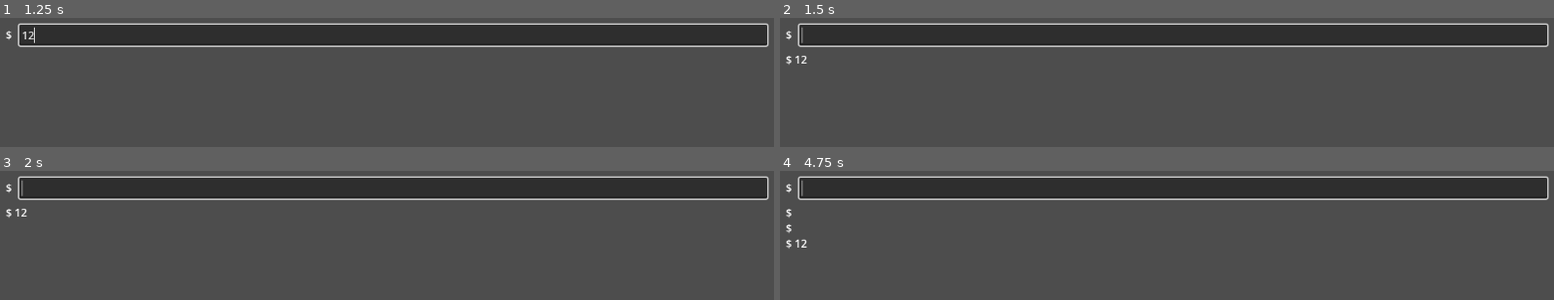
Above: before the commit, frames 1-4 (two rows, left to right).
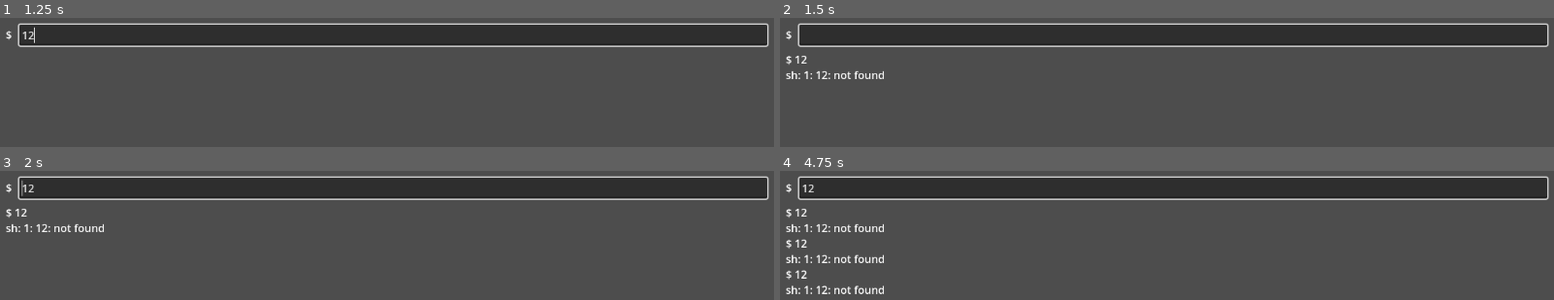
Above: after the commit, the same moments.

Repository: tkmfujise/Godot-general_purpose-examples
Game: Godot game, scene res://Main.tscn
Two runs of this game, one before a commit and one after it. Both use one fixed random seed, a clock stepped at 60 frames per second and the inputs below.
Inputs (mouse positions are in pixels of both pictures, inside the frame that each line leads up to):
- Up to frame 1 (1.25 s): click (394, 34) at 0.52 s; type "12" at 0.6 s
- Up to frame 2 (1.5 s): tap Enter at 1.25 s; hold Down (set_next_history, bound only after the commit) from 1.28 s (still down)
- Up to frame 3 (2 s): keep holding Down (set_next_history, bound only after the commit); tap Up (set_prev_history, bound only after the commit) at 1.55 s
- Up to frame 4 (4.75 s): tap Space at 2, 3.5 s; release Down (set_next_history, bound only after the commit) at 2.03 s; tap Up (set_prev_history, bound only after the commit) at 2.1, 3.05, 3.6, 4.55 s; tap Down (set_next_history, bound only after the commit) at 2.3, 3.8 s; tap Enter at 2.75, 4.25 s; hold Down (set_next_history, bound only after the commit) 2.78-3.53 s; hold Down (set_next_history, bound only after the commit) from 4.28 s (still down)

Frame 1 is identical in both runs. In frame 2, 0.4% of the frame differs, in the area x 0-14%, y 7-48%; in frame 3, 0.4%; in frame 4, 1.3%, in the area x 0-14%, y 7-96%.

Commit message:
ショートカットキーを設定したり、ヒストリーに対応したり

Diff:
--- a/Terminal/Main.gd
+++ b/Terminal/Main.gd
@@ -1,4 +1,7 @@
 extends Control
+
+var histories = []
+var current_index = -1
 
 
 func _ready() -> void:
@@ -8,12 +11,76 @@
 func _on_line_edit_text_submitted(line: String) -> void:
     var args    = Array(line.strip_edges().split(" "))
     var command = args.pop_front()
-    var output  = []
-    var exit_code = OS.execute(command, args, output)
+    if !command: return
+    execute(command, args)
+    clear_input()
+
+
+func execute(command: String, args: Array):
+    var output    = []
+    var exit_code = OS.execute(command, args, output, true)
+    histories.push_back([command, args])
+    current_index = histories.size()
     print_command(command, args, output[0])
+
+
+func print_command(command: String, args: Array, result: String):
+    $RichTextLabel.text = "$ " + command + " " + " ".join(args) \
+        + "\n" + result + $RichTextLabel.text
+
+
+func clear_terminal() -> void:
+    $LineEdit.text = ""
+    $RichTextLabel.text = ""
+
+
+func clear_input() -> void:
     $LineEdit.text = ""
 
 
-func  print_command(command: String, args: Array, result: String):
-    $RichTextLabel.text = "$ " + command + " ".join(args) + "\n" +  \
-        result + $RichTextLabel.text
+func set_input(command: String) -> void:
+    $LineEdit.text = command
+    $LineEdit.set_caret_column(command.length())
+
+
+func set_prev_history() -> void:
+    if current_index == -1:
+        set_input("")
+    elif histories.size() > 0:
+        current_index -= 1
+        if current_index != -1:
+            set_input(get_command_history(current_index))
+        else:
+            set_input("")
+
+
+func set_next_history() -> void:
+    if current_index == -1:
+        if histories.size() > 0:
+            current_index += 1
+            set_input(get_command_history(current_index))
+        else:
+            set_input("")
+    elif current_index + 1 < histories.size():
+        current_index += 1
+        set_input(get_command_history(current_index))
+    else:
+        current_index = histories.size()
+        set_input("")
+
+
+func get_command_history(index) -> String:
+    var args = histories[current_index].duplicate(true)
+    var command = args.pop_front()
+    return command + " " + " ".join(args[0])
+
+
+func _input(event: InputEvent) -> void:
+    if event.is_action_pressed("clear_terminal"):
+        clear_terminal()
+    elif event.is_action_pressed("clear_input"):
+        clear_input()
+    elif event.is_action_pressed("set_prev_history"):
+        set_prev_history()
+    elif event.is_action_pressed("set_next_history"):
+        set_next_history()
--- a/Terminal/Main.tscn
+++ b/Terminal/Main.tscn
@@ -22,6 +22,8 @@
 offset_bottom = -10.0
 grow_horizontal = 2
 grow_vertical = 2
+focus_mode = 2
+selection_enabled = true
 
 [node name="LineEdit" type="LineEdit" parent="."]
 layout_mode = 1
@@ -32,6 +34,7 @@
 offset_right = -10.0
 offset_bottom = 30.0
 grow_horizontal = 2
+caret_blink = true
 
 [node name="Label" type="Label" parent="."]
 layout_mode = 0
--- a/Terminal/project.godot
+++ b/Terminal/project.godot
@@ -18,3 +18,26 @@
 [display]
 
 window/dpi/allow_hidpi=false
+
+[input]
+
+clear_terminal={
+"deadzone": 0.5,
+"events": [Object(InputEventKey,"resource_local_to_scene":false,"resource_name":"","device":-1,"window_id":0,"alt_pressed":false,"shift_pressed":false,"ctrl_pressed":true,"meta_pressed":false,"pressed":false,"keycode":0,"physical_keycode":76,"key_label":0,"unicode":0,"echo":false,"script":null)
+]
+}
+clear_input={
+"deadzone": 0.5,
+"events": [Object(InputEventKey,"resource_local_to_scene":false,"resource_name":"","device":-1,"window_id":0,"alt_pressed":false,"shift_pressed":false,"ctrl_pressed":true,"meta_pressed":false,"pressed":false,"keycode":0,"physical_keycode":85,"key_label":0,"unicode":0,"echo":false,"script":null)
+]
+}
+set_prev_history={
+"deadzone": 0.5,
+"events": [Object(InputEventKey,"resource_local_to_scene":false,"resource_name":"","device":-1,"window_id":0,"alt_pressed":false,"shift_pressed":false,"ctrl_pressed":false,"meta_pressed":false,"pressed":false,"keycode":0,"physical_keycode":4194320,"key_label":0,"unicode":0,"echo":false,"script":null)
+]
+}
+set_next_history={
+"deadzone": 0.5,
+"events": [Object(InputEventKey,"resource_local_to_scene":false,"resource_name":"","device":-1,"window_id":0,"alt_pressed":false,"shift_pressed":false,"ctrl_pressed":false,"meta_pressed":false,"pressed":false,"keycode":0,"physical_keycode":4194322,"key_label":0,"unicode":0,"echo":false,"script":null)
+]
+}
